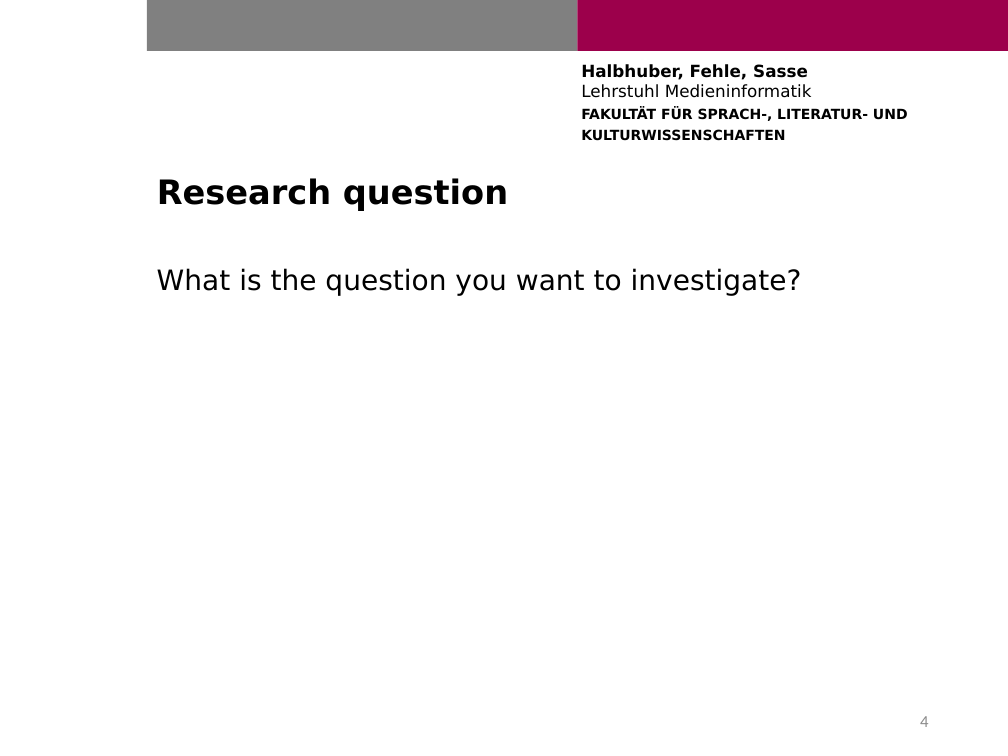
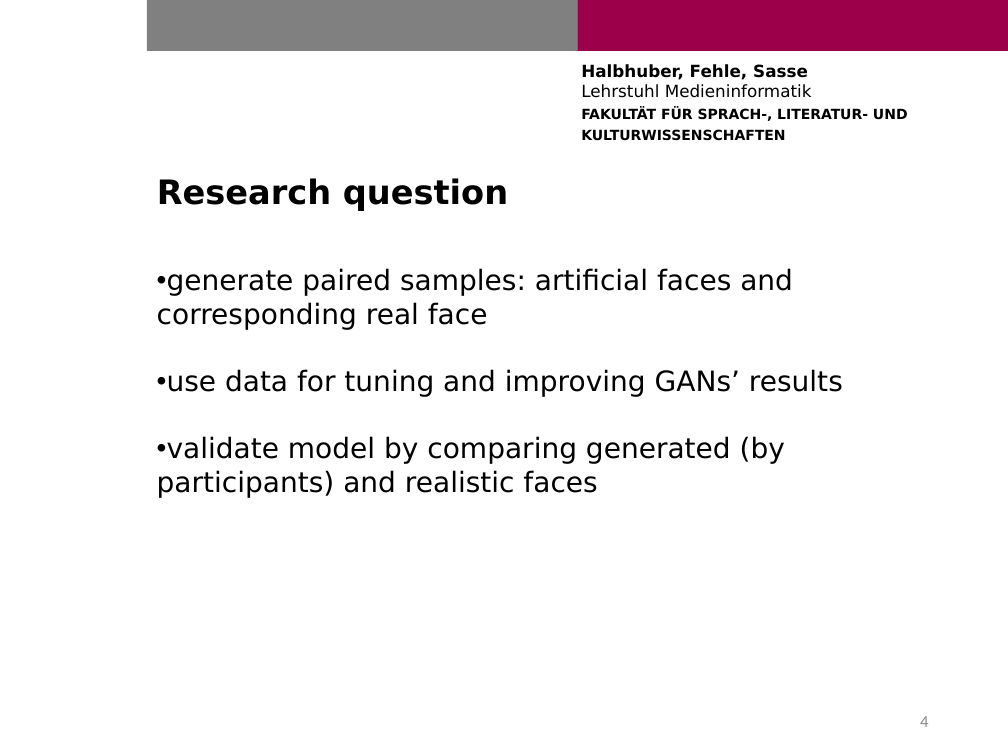
Before and after one commit to Cele3x/practical-seminar, a slide deck: slide 4 of 01-topic-selection/topics/generation-of-realistic-faces/slides.pptx. Drawn at 1008x756 pixels with LibreOffice and Linux fonts; fonts in the diff are those of the drawing; background and template pictures are left out. Boxes give left, top, right and bottom in pixels: in the first picture for what was removed or moved away, otherwise in the second. Text is boxed around its words. In the diff, an @@ line names an element or a change of style, - is before the commit and + after.

Commit message:
update realistic face generation slides

```diff
--- a/01-topic-selection/topics/generation-of-realistic-faces/slides.pptx
+++ b/01-topic-selection/topics/generation-of-realistic-faces/slides.pptx
@@ text at [157, 268, 843, 498]: text changed @@
-What is the question you want to investigate?
+• generate paired samples: artificial faces and corresponding real face
+• use data for tuning and improving GANs’ results
+• validate model by comparing generated (by participants) and realistic faces
```
Also in this commit, not shown: 2 other slides changed.
